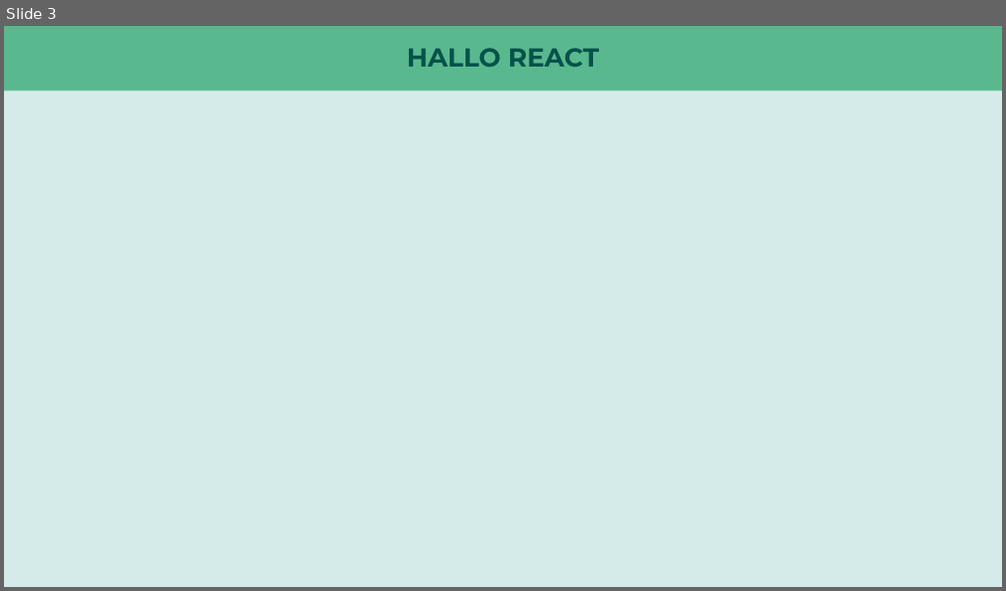
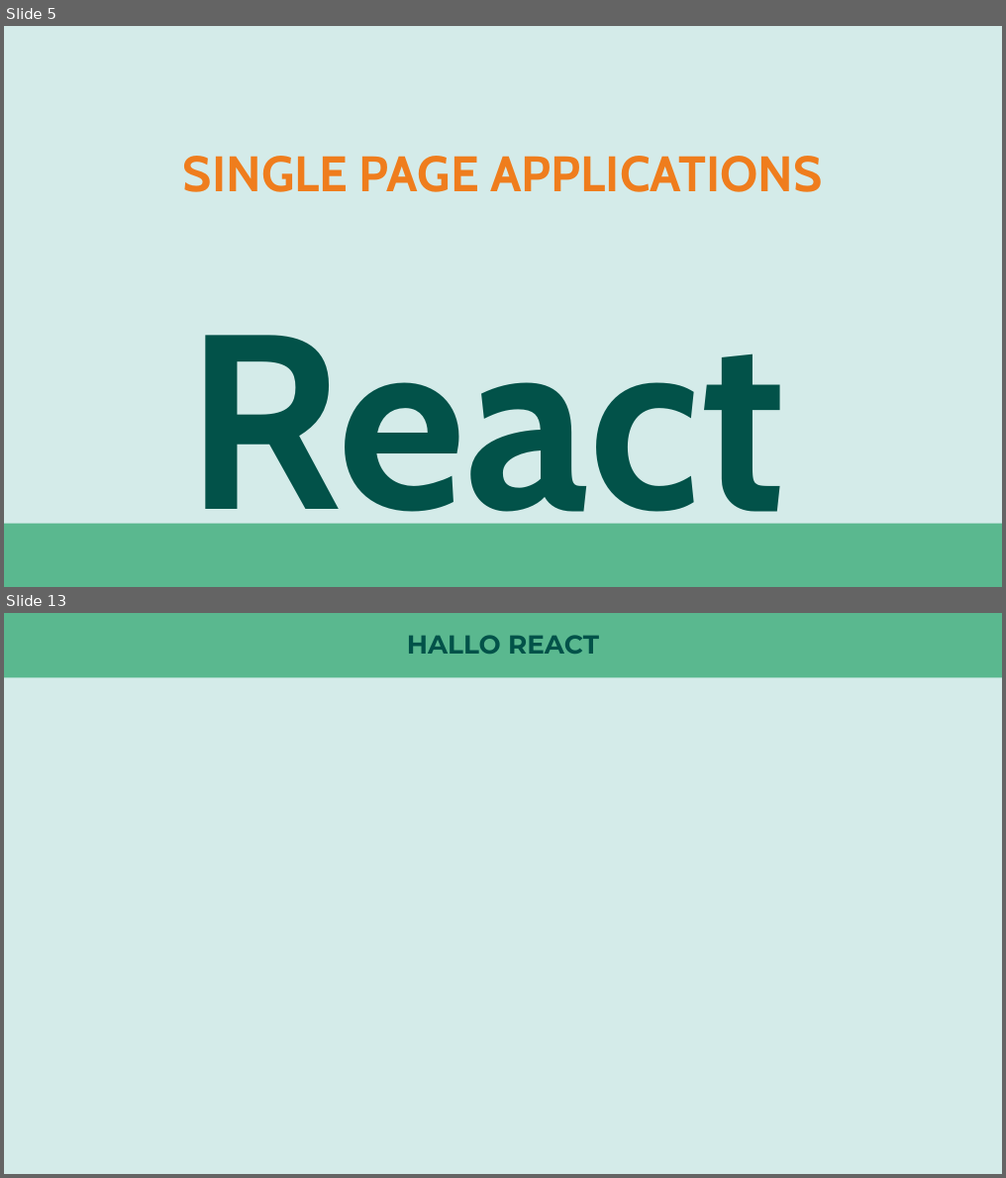
Before and after one commit to nilshartmann/react-talk, a slide deck: react-talk.pptx. Shown one above the other, each under a label of ours: slide 3 before the commit, slides 5 and 13 after it; the slides between them are not shown. The pictures are 1006x591 and 1006x1178 pixels, drawn with LibreOffice and Linux fonts; fonts in the diff are those of the drawing. Boxes give left, top, right and bottom in pixels: in the first picture for what was removed or moved away, otherwise in the second. Text is boxed around its words. In the diff, an @@ line names an element or a change of style, - is before the commit and + after.

```diff
--- a/react-talk.pptx
+++ b/react-talk.pptx
@@ slide 5 added at (4, 26, 1002, 587), background #D4EBE9 @@
@@ text added at (183, 156, 823, 192), 48 pt, text #EF7D1D, bold @@
+SINGLE PAGE APPLICATIONS
@@ text added at (187, 335, 786, 563), 239 pt, text #025249, bold @@
+React
@@ rectangle added at (4, 524, 1002, 587), fill #5AB88F @@
@@ what was slide 3 is now slide 13 @@
```
Also in this commit, not shown: 1 slide changed, 9 other slides added, 13 other files.
